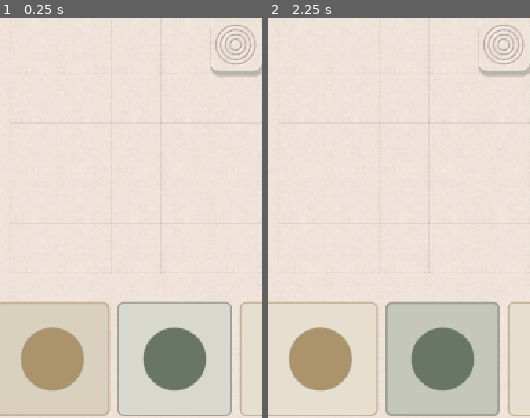
Above: before the commit, frames 1-2 (left to right).
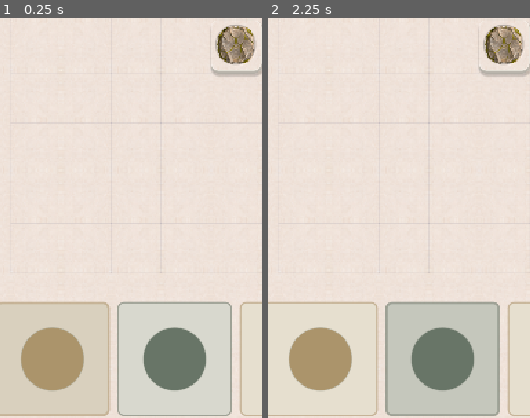
Above: after the commit, the same moments.

Repository: Shine-game/Tiles
Game: Godot game, scene res://main.tscn
Same seed, same stepped clock (60 frames per second), same inputs: the game is played once before the commit and once after it. Sound files missing from this copy of the repository are replaced by a short silence.
Inputs (mouse positions are % of the whole screen's width and height, from its top left):
- Up to frame 1 (0.25 s): no input
- Up to frame 2 (2.25 s): click "Flip" at 0.5 s; click (15, 89) at 1.27 s; click (38, 89) at 2.02 s
The pictures show only the part of the screen within x 5-55%, y 46-96%; the shares and areas given below are measured in that part.

The runs differ from the first frame. In frame 1, 1.1% of the frame differs, in the area x 82-97%, y 2-12%; in frame 2, 1.1%.

Commit message:
Add Zen stone cairn junction overlays and basic-path stone cores

Diff:
--- /dev/null
+++ b/art/themes/zen_garden/artwork/junctions/zen_tier1_Tjoint_color1_basic.json
@@ -0,0 +1,9 @@
+{
+  "schema": "tiles.junction-sprite.v1",
+  "image": "zen_tier1_Tjoint_color1_basic.png",
+  "center": [
+    127.5,
+    127.5
+  ],
+  "scale": 1.0
+}
--- /dev/null
+++ b/art/themes/zen_garden/artwork/junctions/zen_tier1_Tjoint_color2_basic.json
@@ -0,0 +1,9 @@
+{
+  "schema": "tiles.junction-sprite.v1",
+  "image": "zen_tier1_Tjoint_color2_basic.png",
+  "center": [
+    127.5,
+    127.5
+  ],
+  "scale": 1.0
+}
--- /dev/null
+++ b/art/themes/zen_garden/artwork/junctions/zen_tier1_bend_color1_basic.json
@@ -0,0 +1,9 @@
+{
+  "schema": "tiles.junction-sprite.v1",
+  "image": "zen_tier1_bend_color1_basic.png",
+  "center": [
+    127.5,
+    127.5
+  ],
+  "scale": 1.0
+}
--- /dev/null
+++ b/art/themes/zen_garden/artwork/junctions/zen_tier1_bend_color2_basic.json
@@ -0,0 +1,9 @@
+{
+  "schema": "tiles.junction-sprite.v1",
+  "image": "zen_tier1_bend_color2_basic.png",
+  "center": [
+    127.5,
+    127.5
+  ],
+  "scale": 1.0
+}
--- /dev/null
+++ b/art/themes/zen_garden/artwork/junctions/zen_tier1_core_color1_basic.json
@@ -0,0 +1,9 @@
+{
+  "schema": "tiles.junction-sprite.v1",
+  "image": "zen_tier1_core_color1_basic.png",
+  "center": [
+    127.0,
+    127.0
+  ],
+  "scale": 1.0
+}
--- /dev/null
+++ b/art/themes/zen_garden/artwork/junctions/zen_tier1_core_color2_basic.json
@@ -0,0 +1,9 @@
+{
+  "schema": "tiles.junction-sprite.v1",
+  "image": "zen_tier1_core_color2_basic.png",
+  "center": [
+    127.0,
+    127.0
+  ],
+  "scale": 1.0
+}
--- /dev/null
+++ b/art/themes/zen_garden/artwork/junctions/zen_tier1_crossroad_color1_basic.json
@@ -0,0 +1,9 @@
+{
+  "schema": "tiles.junction-sprite.v1",
+  "image": "zen_tier1_crossroad_color1_basic.png",
+  "center": [
+    127.5,
+    127.5
+  ],
+  "scale": 1.0
+}
--- /dev/null
+++ b/art/themes/zen_garden/artwork/junctions/zen_tier1_crossroad_color2_basic.json
@@ -0,0 +1,9 @@
+{
+  "schema": "tiles.junction-sprite.v1",
+  "image": "zen_tier1_crossroad_color2_basic.png",
+  "center": [
+    127.5,
+    127.5
+  ],
+  "scale": 1.0
+}
--- a/assets/themes/themes.json
+++ b/assets/themes/themes.json
@@ -63,7 +63,7 @@
   "themes": {
     "zen_garden": {
       "name": "Zen Garden",
-      "version": "0.12",
+      "version": "0.13",
       "colors": [
         "ab946b",
         "687567"
@@ -115,6 +115,28 @@
         "duration_sec": 0.48,
         "layer_z_index": 1,
         "progression_scale": 2.0
+      },
+      "junctions": {
+        "enabled": true,
+        "z_index": 4,
+        "shapes": {
+          "bend": {
+            "1": "res://art/themes/zen_garden/artwork/junctions/zen_tier1_bend_color1_basic.json",
+            "2": "res://art/themes/zen_garden/artwork/junctions/zen_tier1_bend_color2_basic.json"
+          },
+          "t": {
+            "1": "res://art/themes/zen_garden/artwork/junctions/zen_tier1_Tjoint_color1_basic.json",
+            "2": "res://art/themes/zen_garden/artwork/junctions/zen_tier1_Tjoint_color2_basic.json"
+          },
+          "cross": {
+            "1": "res://art/themes/zen_garden/artwork/junctions/zen_tier1_crossroad_color1_basic.json",
+            "2": "res://art/themes/zen_garden/artwork/junctions/zen_tier1_crossroad_color2_basic.json"
+          },
+          "core": {
+            "1": "res://art/themes/zen_garden/artwork/junctions/zen_tier1_core_color1_basic.json",
+            "2": "res://art/themes/zen_garden/artwork/junctions/zen_tier1_core_color2_basic.json"
+          }
+        }
       }
     },
     "clockwork": {
--- /dev/null
+++ b/docs/tier1-generation/zen-junction-validation.json
@@ -0,0 +1,58 @@
+{
+  "engine": "Godot 4.6.3",
+  "artwork": [
+    {
+      "image": "art/themes/zen_garden/artwork/junctions/zen_tier1_Tjoint_color1_basic.png",
+      "sha256": "fa168b22bf04ff283a1a1b13b47c06666749a6ba4daa8a78fd4b695db09c4820"
+    },
+    {
+      "image": "art/themes/zen_garden/artwork/junctions/zen_tier1_Tjoint_color2_basic.png",
+      "sha256": "fa168b22bf04ff283a1a1b13b47c06666749a6ba4daa8a78fd4b695db09c4820"
+    },
+    {
+      "image": "art/themes/zen_garden/artwork/junctions/zen_tier1_bend_color1_basic.png",
+      "sha256": "d6e564da3b1d6ce278b544458112b29ddc96079951d34dfa11e60efa2dc7a3a0"
+    },
+    {
+      "image": "art/themes/zen_garden/artwork/junctions/zen_tier1_bend_color2_basic.png",
+      "sha256": "d6e564da3b1d6ce278b544458112b29ddc96079951d34dfa11e60efa2dc7a3a0"
+    },
+    {
+      "image": "art/themes/zen_garden/artwork/junctions/zen_tier1_core_color1_basic.png",
+      "sha256": "420cbd338ed5c1441d233e6b15b57e261dbd4f938cac38facd4c01e48b06db77"
+    },
+    {
+      "image": "art/themes/zen_garden/artwork/junctions/zen_tier1_core_color2_basic.png",
+      "sha256": "420cbd338ed5c1441d233e6b15b57e261dbd4f938cac38facd4c01e48b06db77"
+    },
+    {
+      "image": "art/themes/zen_garden/artwork/junctions/zen_tier1_crossroad_color1_basic.png",
+      "sha256": "fab807e1236ebbb3a50e2245265e2f465e037dd53877f512a22a7136acdac646"
+    },
+    {
+      "image": "art/themes/zen_garden/artwork/junctions/zen_tier1_crossroad_color2_basic.png",
+      "sha256": "fab807e1236ebbb3a50e2245265e2f465e037dd53877f512a22a7136acdac646"
+    }
+  ],
+  "sizes": {
+    "core": 1,
+    "bend": 1,
+    "t": 1,
+    "cross": 1
+  },
+  "rotation_deg": 0,
+  "paths": "Both rakes and stones",
+  "checks": {
+    "shared_junctions": 231,
+    "integration": 358,
+    "registry": 82,
+    "zen_landmarks": 198,
+    "zen_ponds": 170,
+    "zen_trees": 78
+  },
+  "source_and_pack": "All 16 topologies, both paths, core replacement without duplicate base, pivot, scale, rotation, arrival and undo pass.",
+  "notes": [
+    "Zen-only rendered check passes; all-theme visual harness retains a Clockwork early-growth pixel-threshold failure after its earlier single-core change."
+  ],
+  "apk_or_device_tested": false
+}
--- a/scripts/pattern/tier1_sources.gd
+++ b/scripts/pattern/tier1_sources.gd
@@ -44,6 +44,8 @@
 		var seconds := float(config.get("duration_sec", 0.24))
 		for cell: Vector2i in model.arrivals:
 			if Topology.value(model.board, cell) != color: continue
+			var junctions: Dictionary = Themes.profile(theme).get("junctions", {})
+			if junctions.get("enabled", false) and junctions.get("shapes", {}).get("core", {}).has(str(color)) and Topology.shape(Topology.neighbor_mask(model.board, cell)) in ["isolated", "endpoint"]: continue
 			var old := Topology.value(before, cell) == color
 			var start := maxf(0.0, model.arrivals[cell])
 			result.append({"id": theme + "/stone/%d/%d" % [cell.y, cell.x], "family": config.get("family", "default"), "color": color, "context": {"origin_cells": Vector2(cell) + Vector2.ONE * 0.5, "size_cells": _size(config)}, "binding": {"event": {"old": old, "start": start, "end": start + seconds}}})
--- a/tests/test_theme_registry.gd
+++ b/tests/test_theme_registry.gd
@@ -22,7 +22,7 @@
 	for installer in [Clock, Coral, Zen, Vines]: installer.install()
 	for id: String in Themes.ids():
 		check(Palette.select_theme(id) and Palette.theme_name() == Themes.label(id), "theme selection reads registry")
-		check(Palette.theme_version() == {"zen_garden": "0.12", "clockwork": "1.7", "vines": "1.3", "coral_reef": "2.7"}[id], "Generative artwork has a distinct appearance version")
+		check(Palette.theme_version() == {"zen_garden": "0.13", "clockwork": "1.7", "vines": "1.3", "coral_reef": "2.7"}[id], "Generative artwork has a distinct appearance version")
 		check(int(Palette.clockwork) + int(Palette.coral_reef) + int(Palette.zen_garden) == (0 if id == "vines" else 1), "specialized flags are mutually exclusive views")
 		var profile := Themes.profile(id)
 		for family: String in profile.sets:
--- a/tests/test_tier1_integration.gd
+++ b/tests/test_tier1_integration.gd
@@ -54,8 +54,8 @@
 			check(board.clockwork_visuals.registry.values().all(func(entry): return entry.event.id not in ["T01", "T03"]), "Legacy tubes and oversized boundary rings are replaced")
 			check(board.construction_state.records.keys().any(func(id): return id.begins_with("clockwork/part/T01_")), "Tube structural events remain available")
 		elif theme == "zen_garden":
-			check(layer.plans.size() == 4, "Zen stone squares have one centered stone each")
-			check(not board.zen_visuals.centerpieces.is_empty(), "Rake centerpieces retained")
+			check(layer.plans.size() == 1, "Zen interiors retain path stones while endpoints use shared cores")
+			check(board.zen_visuals.centerpieces.is_empty() and not board.junction_layer.events.is_empty(), "Shared overlays replace legacy rake centerpieces")
 		board.advance_growth(0.04)
 		var prior_clock: float = board.clock
 		var prior_nodes: Dictionary = layer.presenter.renderer.nodes.duplicate()
--- a/tests/test_zen_cell_stones.gd
+++ b/tests/test_zen_cell_stones.gd
@@ -11,7 +11,7 @@
  var grid=R.empty_board(5)
  for c in [Vector2i(1,1),Vector2i(2,1),Vector2i(2,2),Vector2i(4,4)]:grid[c.y][c.x]=2
  view.show_settled(grid)
- assert(view.tier1_layer.plans.size()==4)
+ assert(view.tier1_layer.plans.size()==1)
  var centers={}
  for plan in view.tier1_layer.plans.values():
   var center=plan.base.transform*Vector2(127,127)
@@ -23,6 +23,10 @@
   assert(not plan.decorations.is_empty())
   for deco in plan.decorations:assert(is_equal_approx(deco.scale,1.4))
  for group in view.zen_visuals.registry.values():assert(group.get_child_count()==1)
+ for c in [Vector2i(1,1),Vector2i(2,2),Vector2i(4,4)]:
+  var id="junction/zen_garden/2/%d/%d/core"%[c.y,c.x]
+  assert(view.junction_layer.renderer.nodes.has(id))
+  assert(not view.tier1_layer.plans.has("zen_garden/stone/%d/%d"%[c.y,c.x]))
  view.queue_free()
  print("Zen cell stones: one full-canvas stone per occupied stone cell including isolated/endpoints, no legacy duplicate, decoration world size doubled")
  quit()
--- /dev/null
+++ b/tests/test_zen_junction_overlays.gd
@@ -0,0 +1,52 @@
+extends SceneTree
+const Board=preload("res://scripts/board_view.gd")
+const Palette=preload("res://scripts/palette.gd")
+const Rules=preload("res://scripts/rules.gd")
+const Topology=preload("res://scripts/pattern/topology.gd")
+func _initialize():run.call_deferred()
+func run():
+ Palette.select_theme("zen_garden")
+ var view=Board.new()
+ root.add_child(view)
+ view.size=Vector2(600,600)
+ for color in [1,2]:
+  for mask in range(16):
+   var grid=Rules.empty_board(5)
+   grid[2][2]=color
+   for port in range(4):
+    if mask&(1<<port):
+     var p=Vector2i(2,2)+Topology.DIRECTIONS[port]
+     grid[p.y][p.x]=color
+   view.show_settled(grid)
+   var shape=Topology.shape(mask)
+   var role="core" if shape in ["isolated","endpoint"] else shape
+   var id="junction/zen_garden/%d/2/2/%s"%[color,role]
+   var eligible=role in ["core","bend","t","cross"]
+   assert(view.junction_layer.events.has(id)==eligible)
+   assert(not view.zen_visuals.centerpieces.has(Vector2i(2,2)))
+   if eligible:
+    var config=view.junction_layer.configuration("zen_garden")
+    var record=view.junction_layer.load_sprite(config.shapes[role][str(color)])
+    var spec=view.junction_layer.specs[id]
+    assert(record.scale==1.0 and record.rotation.is_empty())
+    assert((spec.source_transform*record.center).is_equal_approx(Vector2(2.5,2.5)))
+    assert(view.junction_layer.renderer.nodes[id].visible and spec.material==null)
+   if color==2:
+    assert(view.tier1_layer.plans.has("zen_garden/stone/2/2")==(role!="core"))
+ var before=Rules.empty_board(7)
+ before[3][1]=2
+ var after=before.duplicate(true)
+ for p in [Vector2i(2,3),Vector2i(3,3),Vector2i(3,4)]:after[p.y][p.x]=2
+ view.show_settled(before)
+ view.animate_growth(before,after)
+ view.set_process(false)
+ var id="junction/zen_garden/2/3/3/bend"
+ var at=view.junction_layer.events[id].start
+ assert(at>0 and not view.junction_layer.renderer.nodes[id].visible)
+ view.advance_growth(at)
+ assert(view.junction_layer.renderer.nodes[id].visible)
+ view.show_settled(before,true)
+ assert(view.junction_layer.renderer.nodes.has("junction/zen_garden/2/3/1/core"))
+ view.queue_free()
+ print("Zen junctions: both paths, all 16 masks, centered unrotated 100 percent artwork, single basic-stone cores, arrival and undo pass")
+ quit()
--- a/tests/test_zen_landmarks.gd
+++ b/tests/test_zen_landmarks.gd
@@ -182,7 +182,7 @@
 		scene._undo()
 		check(scene.board_view.zen_visuals.landmarks.is_empty() and scene.game.board[3][5] == 0, "Actual Undo restores ordinary tiles")
 		if color == 1:
-			check(scene.board_view.zen_visuals.centerpieces[Vector2i(4, 4)].stage == 1, "Undo restores the bend's single stone")
+			check(scene.board_view.junction_layer.renderer.nodes.has("junction/zen_garden/1/4/4/bend"), "Undo restores the bend's single stone")
 		else:
 			check(not scene.board_view.tier1_layer.plans.is_empty(), "Undo restores ordinary stepping-stone paths")
 		board[3][5] = color
Binary file added: art/themes/zen_garden/artwork/junctions/zen_tier1_Tjoint_color1_basic.png
Not shown, added: art/themes/zen_garden/artwork/junctions/zen_tier1_Tjoint_color1_basic.png.import
Binary file added: art/themes/zen_garden/artwork/junctions/zen_tier1_Tjoint_color2_basic.png
Not shown, added: art/themes/zen_garden/artwork/junctions/zen_tier1_Tjoint_color2_basic.png.import
Binary file added: art/themes/zen_garden/artwork/junctions/zen_tier1_bend_color1_basic.png
Not shown, added: art/themes/zen_garden/artwork/junctions/zen_tier1_bend_color1_basic.png.import
Binary file added: art/themes/zen_garden/artwork/junctions/zen_tier1_bend_color2_basic.png
Not shown, added: art/themes/zen_garden/artwork/junctions/zen_tier1_bend_color2_basic.png.import
Binary file added: art/themes/zen_garden/artwork/junctions/zen_tier1_core_color1_basic.png
Not shown, added: art/themes/zen_garden/artwork/junctions/zen_tier1_core_color1_basic.png.import
Binary file added: art/themes/zen_garden/artwork/junctions/zen_tier1_core_color2_basic.png
Not shown, added: art/themes/zen_garden/artwork/junctions/zen_tier1_core_color2_basic.png.import
(and 6 more such lines)
